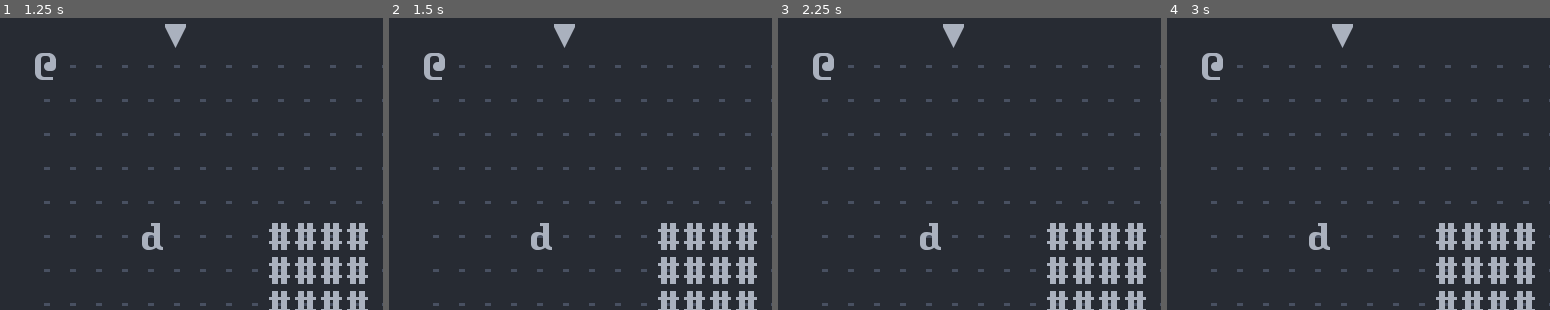
Above: before the commit, frames 1-4 (left to right).
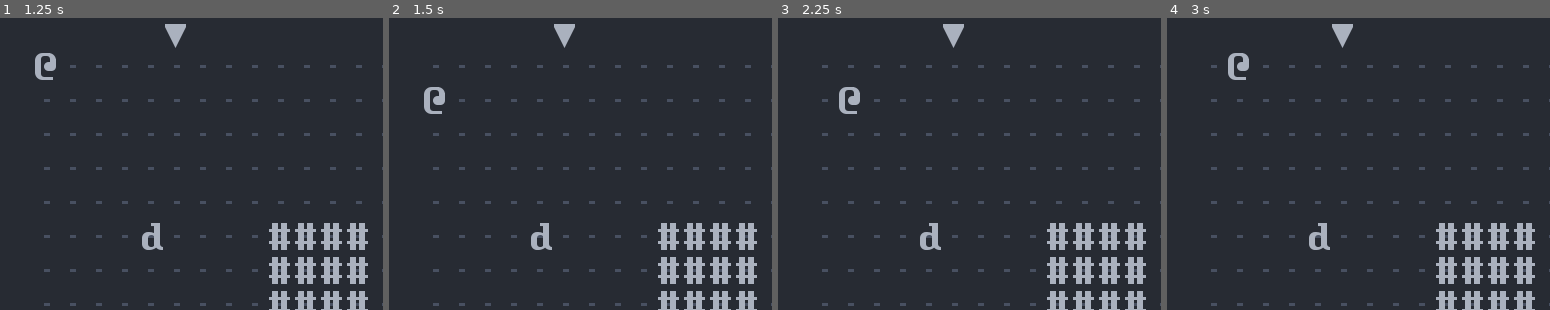
Above: after the commit, the same moments.

Repository: Bozar/GodotRoguelikeDemo
Game: Godot game, scene res://scene/main/Main.tscn
Two runs of this game, one before a commit and one after it. Both use one fixed random seed, a clock stepped at 60 frames per second and the inputs below.
Inputs:
- Up to frame 1 (1.25 s): tap Enter at 0.5 s; hold L (move_right) from 0.53 s (still down); hold Space (init_world) from 0.53 s (still down)
- Up to frame 2 (1.5 s): release L (move_right) at 1.28 s; release Space (init_world) at 1.28 s; hold J (move_down) from 1.28 s (still down); tap Space (init_world) at 1.35 s
- Up to frame 3 (2.25 s): tap Enter at 2 s; release J (move_down) at 2.03 s; hold L (move_right) from 2.03 s (still down); hold Space (init_world) from 2.03 s (still down)
- Up to frame 4 (3 s): release L (move_right) at 2.78 s; release Space (init_world) at 2.78 s; hold K (move_up) from 2.78 s (still down); tap Space (init_world) at 2.85 s
The pictures show only the part of the screen within x 0-50%, y 0-50%; the shares and areas given below are measured in that part.

Frame 1 is identical in both runs. In frame 2, 0.6% of the frame differs, in the area x 9-15%, y 11-33%; in frame 3, 0.6%; in frame 4, 0.6%.

Commit message:
Move PC in respond to keyboard inputs.

Diff:
--- a/scene/pc_act/PCMove.gd
+++ b/scene/pc_act/PCMove.gd
@@ -1,18 +1,30 @@
 extends Node2D
 
 
+const ConvertCoord := preload("res://library/ConvertCoord.gd")
+
+var _get_coord: ConvertCoord = ConvertCoord.new()
 var _pc: Sprite
 
 
-func _unhandled_input(event):
+func _unhandled_input(event) -> void:
+	if _pc == null:
+		return
+
+	var pos: Array = _get_coord.vector_to_array(_pc.position)
+	var x: int = pos[0]
+	var y: int = pos[1]
+
 	if event.is_action_pressed("move_left"):
-		print("move left")
+		x -= 1
 	elif event.is_action_pressed("move_right"):
-		print("move right")
+		x += 1
 	elif event.is_action_pressed("move_up"):
-		print("move up")
+		y -= 1
 	elif event.is_action_pressed("move_down"):
-		print("move down")
+		y += 1
+
+	_pc.position = _get_coord.index_to_vector(x, y)
 
 
 func _on_InitWorld_sprite_created(new_sprite: Sprite) -> void:
